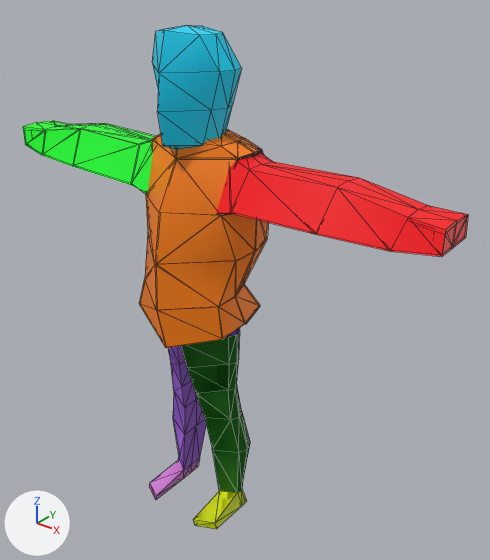
The glTF model mods/basegame/res/models/bipedal.glb: old version first, new version second.
The view is the same before and after, from a camera (50 mm lens) standing at (3.88, -4.22, 5.25) and looking at (0.3, 0.25, 2.48). The lights are fixed; the arrows at lower left show +X, +Y and +Z. Mesh edges are drawn as thin lines. Where no turn or scale is listed for an object, it has been applied to the vertices. Vertices at the same position are counted once.

The older version as bpy lines, for what is in view:
```python
me_mesh = bpy.data.meshes.new('Mesh')
me_mesh.from_pydata(...)  # 233 vertices, 462 faces; spans x -2.23..2.23, y -0.54..0.25, z 0.0..4.49
me_mesh.materials.append(mat_default_material)  # picture img_skin_template
me_mesh_001 = bpy.data.meshes.new('Mesh.001')
me_mesh_001.from_pydata(...)  # 34 vertices, 58 faces; spans x -0.414..0.414, y -0.464..0.257, z 3.764..4.726
me_mesh_001.materials.append(mat_default_material)  # picture img_skin_template
me_mesh_005 = bpy.data.meshes.new('Mesh.005')
me_mesh_005.from_pydata(...)  # 108 vertices, 206 faces; spans x -0.5..0.5, y -0.54..0.23, z 0.0..2.55
me_mesh_005.materials.append(mat_default_material)  # picture img_skin_template
ob_helm = bpy.data.objects.new('Helm', me_mesh_001)
ob_helm.location = (0.0, 0.0, 0.0)
ob_legs = bpy.data.objects.new('Legs', me_mesh_005)
ob_legs.location = (0.0, 0.0, 0.0)
ob_model = bpy.data.objects.new('Model', me_mesh)
ob_model.location = (0.0, 0.0, 0.0)
# also in view: 'Chainmail' at (0.0, -0.07, 2.95)
```
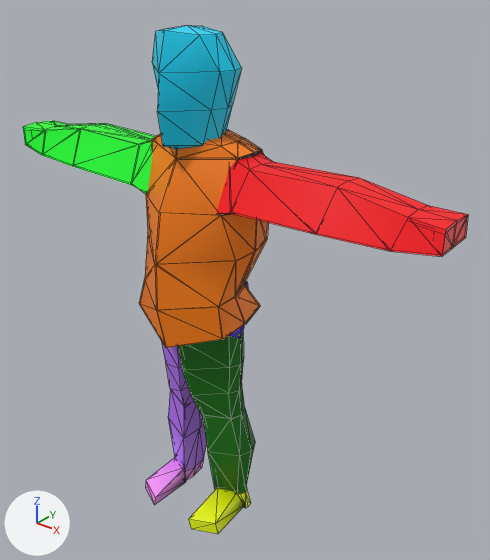
Commit message: [basegame.bipedal] fixed legs on bipedal model

Edits to the scene script, one JSON object a line:
```json
{"block": "me_mesh_005", "where": "# used by ob_legs; location = (0.0, 0.0, 0.0)"}
{"op": "remove", "block": "me_mesh_005", "code": "me_mesh_005.from_pydata(...)  # 108 vertices, 206 faces; spans x -0.5..0.5, y -0.54..0.23, z 0.0..2.55"}
{"op": "add", "block": "me_mesh_005", "code": "me_mesh_005.from_pydata(...)  # 262 vertices, 557 faces; spans x -0.55..0.55, y -0.58..0.28, z -0.04..2.55"}
{"block": "me_mesh_005", "change": "me_mesh_005 part 1: 154 vertices added at x -0.55..0.55, y -0.58..0.28, z -0.04..2.55"}
```

Where the change shows, as pixel boxes (x1, y1, x2, y2) in the pictures (490 x 560 px):
```json
{"object": "Legs", "change": "reshaped", "after": [145, 281, 255, 534], "on screen": "not visible before"}
{"object": "Model", "change": "unchanged, covered by the edit", "before": [149, 328, 250, 529]}
```
